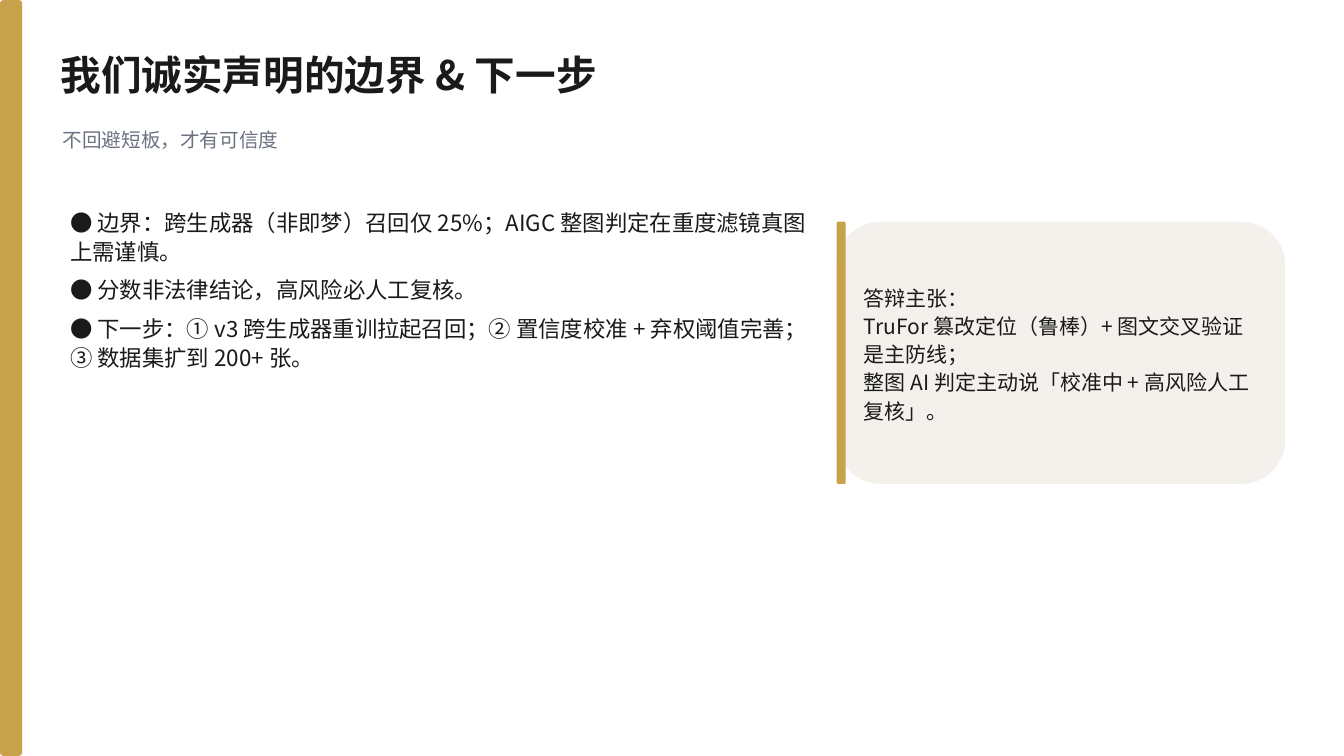
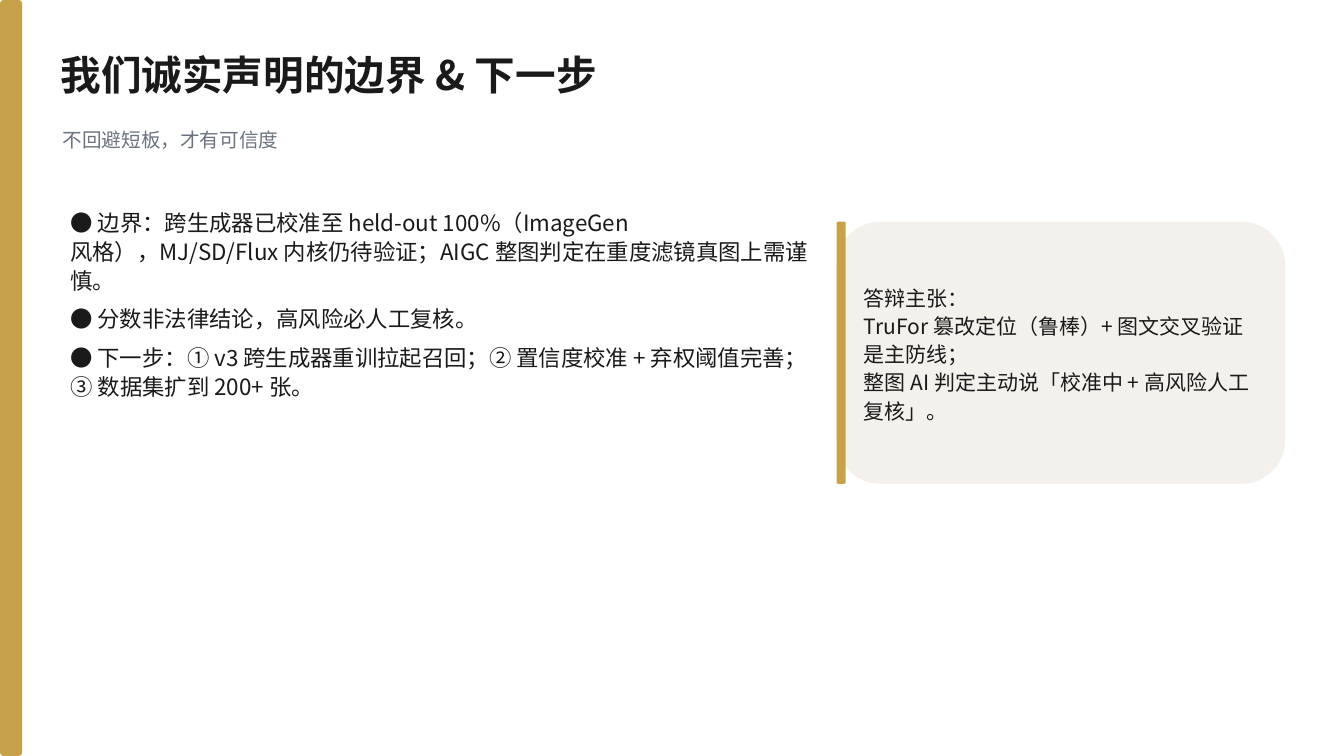
Before and after one commit to 566614/loreal-hackathon-beautyproof, a slide deck: slide 14 of docs/BeautyProof_答辩PPT.pptx. Drawn at 1344x756 pixels with LibreOffice and Linux fonts; fonts in the diff are those of the drawing. Boxes give left, top, right and bottom in pixels: in the first picture for what was removed or moved away, otherwise in the second. Text is boxed around its words. In the diff, an @@ line names an element or a change of style, - is before the commit and + after.

Commit message:
fix: PPT 跨生成器数字同步 v3 结果(25%->100%,标注ImageGen风格边界)

```diff
--- a/docs/BeautyProof_答辩PPT.pptx
+++ b/docs/BeautyProof_答辩PPT.pptx
@@ text at (70,212,808,291): text changed @@
-● 边界：跨生成器（非即梦）召回仅 25%；AIGC 整图判定在重度滤镜真图上需谨慎。
+● 边界：跨生成器已校准至 held-out 100%（ImageGen 风格），MJ/SD/Flux 内核仍待验证；AIGC 整图判定在重度滤镜真图上需谨慎。
```
Also in this commit, not shown: 1 other slide changed, 1 other file.
